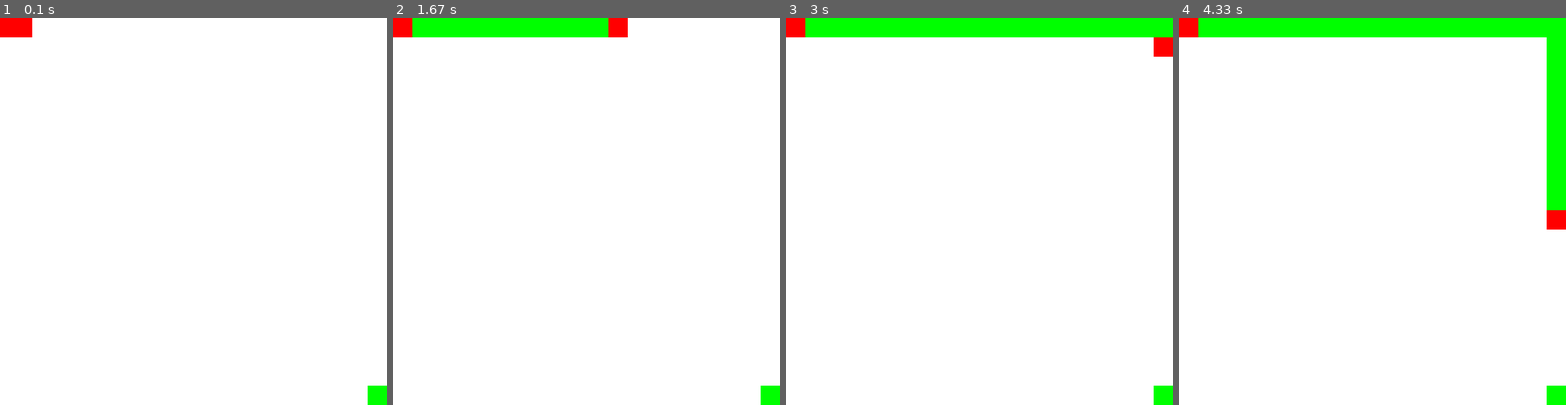
Above: before the commit, frames 1-4 (left to right).
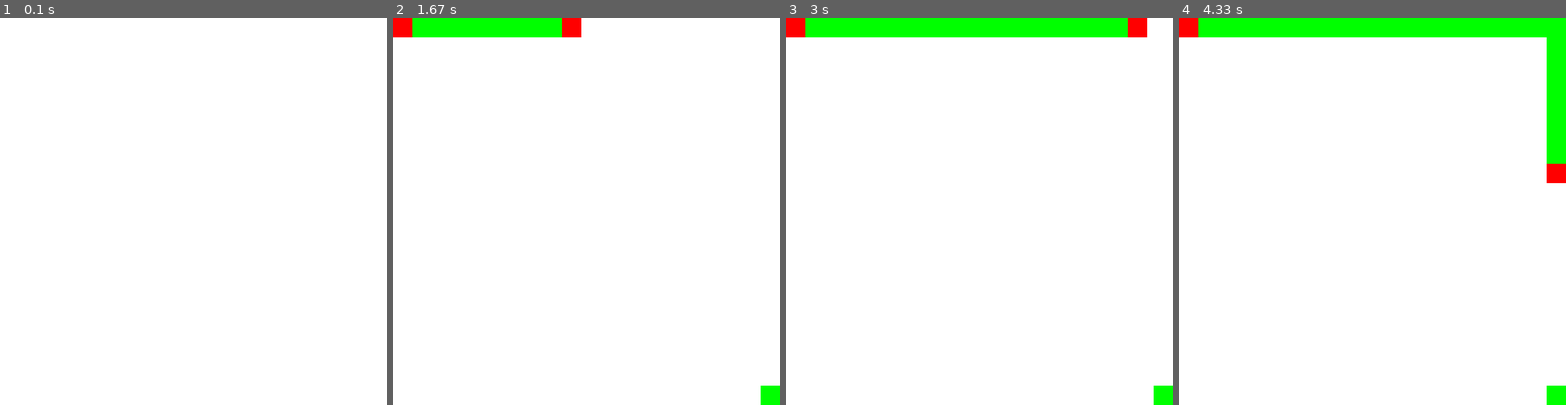
Above: after the commit, the same moments.

Repository: ad5960/RunBarryRun
Game: pygame game, started from main.py
The game is run twice, just before and just after one commit, with the same random seed, the same clock (stepped at 60 frames per second) and the same inputs.
Inputs:
- Up to frame 1 (0.1 s): no input
- Up to frame 2 (1.67 s): tap Space at 0.33 s
- Up to frame 3 (3 s): no input
- Up to frame 4 (4.33 s): no input

The runs differ from the first frame. In frame 1, 0.7% of the frame differs, in the area x 0-100%, y 0-100%; in frame 2, 0.9%, in the area x 43-61%, y 0-5%; in frame 3, 0.8%; in frame 4, 0.9%.

Commit message:
adding obstacles

Diff:
--- a/main.py
+++ b/main.py
@@ -10,19 +10,49 @@
 WHITE = (255, 255, 255)
 RED = (255, 0, 0)
 GREEN = (0, 255, 0)
+GRAY = (128, 128, 128)
 
 screen = pygame.display.set_mode((WIDTH, HEIGHT))
 pygame.display.set_caption("Run Barry Run")
 
+grid_width = WIDTH // GRID_SIZE
+grid_height = HEIGHT // GRID_SIZE
+grid = [[0] * grid_width for _ in range(grid_height)]
+
+clock = pygame.time.Clock()
+editing = True
+running = False
+
+while editing:
+    for event in pygame.event.get():
+        if event.type == pygame.QUIT:
+            pygame.quit()
+            sys.exit()
+        if event.type == pygame.MOUSEBUTTONDOWN and event.button == 1:
+            x, y = pygame.mouse.get_pos()
+            row = y // GRID_SIZE
+            col = x // GRID_SIZE
+            grid[row][col] = 1 - grid[row][col]
+        if event.type == pygame.KEYDOWN:
+            if event.key == pygame.K_SPACE:
+                editing = False
+
+    screen.fill(WHITE)
+
+    for row in range(grid_height):
+        for col in range(grid_width):
+            if grid[row][col] == 1:
+                pygame.draw.rect(screen, GRAY, (col * GRID_SIZE, row * GRID_SIZE, GRID_SIZE, GRID_SIZE))
+
+    pygame.display.flip()
+
+running = True
 block_x, block_y = 0, 0
 target_x, target_y = 19, 19
 block_speed = 2
-
 path = []
 
-clock = pygame.time.Clock()
-
-while True:
+while running:
     for event in pygame.event.get():
         if event.type == pygame.QUIT:
             pygame.quit()
@@ -33,9 +63,22 @@
     elif block_y < target_y * GRID_SIZE:
         block_y += block_speed
 
+    row = block_y // GRID_SIZE
+    col = block_x // GRID_SIZE
+    if grid[row][col] == 1:
+        if block_x < target_x * GRID_SIZE:
+            block_y += block_speed
+        elif block_y < target_y * GRID_SIZE:
+            block_x += block_speed
+
     path.append((block_x, block_y))
 
     screen.fill(WHITE)
+
+    for row in range(grid_height):
+        for col in range(grid_width):
+            if grid[row][col] == 1:
+                pygame.draw.rect(screen, GRAY, (col * GRID_SIZE, row * GRID_SIZE, GRID_SIZE, GRID_SIZE))
 
     for point in path:
         pygame.draw.rect(screen, GREEN, (point[0], point[1], GRID_SIZE, GRID_SIZE))
